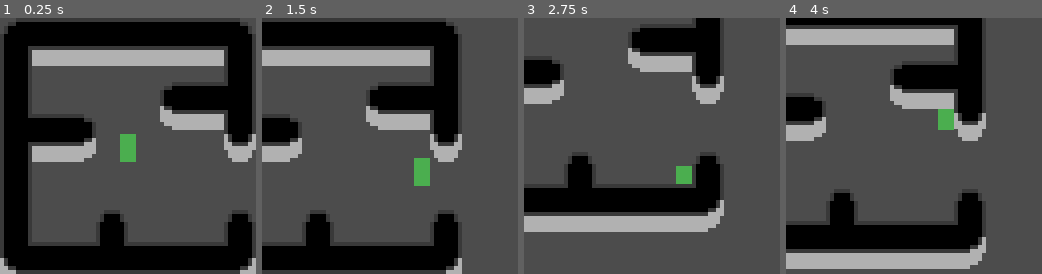
Above: before the commit, frames 1-4 (left to right).
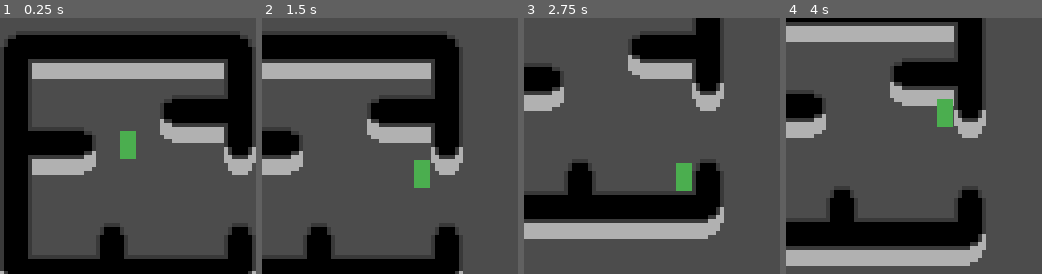
Above: after the commit, the same moments.

Repository: haxelcaribou/Lowres-Jam-2021
Game: Godot game, scene res://Scenes/Game.tscn
The game is run twice, just before and just after one commit, with the same random seed, the same clock (stepped at 60 frames per second) and the same inputs.
Inputs:
- Up to frame 1 (0.25 s): no input
- Up to frame 2 (1.5 s): tap Enter at 0.5 s; hold D (move_right) 0.53-1.28 s; hold S (move_down) from 1.28 s (still down)
- Up to frame 3 (2.75 s): release S (move_down) at 2.03 s; hold D (move_right) from 2.03 s (still down)
- Up to frame 4 (4 s): tap Space (switch_map) at 2.75 s; release D (move_right) at 2.78 s; hold W (move_up) 2.78-3.53 s; hold A (move_left) from 3.53 s (still down)

The runs differ from the first frame. In frame 1, 30% of the frame differs, in the area x 0-100%, y 1-100%; in frame 2, 26%; in frame 3, 13%; in frame 4, 8.5%.

Commit message:
Y Sort Added Changed Tiles Origin to Bottom Left

Diff:
--- a/Scenes/Character.tscn
+++ b/Scenes/Character.tscn
@@ -11,14 +11,16 @@
 script = ExtResource( 2 )
 
 [node name="CollisionShape2D" type="CollisionShape2D" parent="."]
-position = Vector2( 0, 1.3433 )
+position = Vector2( 0.0496063, -2.5756 )
 shape = SubResource( 1 )
 
 [node name="Sprite" type="Sprite" parent="."]
+position = Vector2( 0.0496063, -3.91889 )
 texture = ExtResource( 1 )
 offset = Vector2( 1, 0 )
 
 [node name="Camera2D" type="Camera2D" parent="."]
+position = Vector2( 0.0992126, -3.1252 )
 current = true
 drag_margin_h_enabled = true
 drag_margin_v_enabled = true
--- a/Scenes/Game.tscn
+++ b/Scenes/Game.tscn
@@ -474,8 +474,12 @@
 
 [node name="Node2D" type="Node2D"]
 
-[node name="TileMap" parent="." instance=ExtResource( 3 )]
+[node name="YSort" type="YSort" parent="."]
+
+[node name="KinematicBody2D" parent="YSort" instance=ExtResource( 2 )]
+
+[node name="TileMap" parent="YSort" instance=ExtResource( 3 )]
 z_index = 1
 tile_set = SubResource( 50 )
-
-[node name="KinematicBody2D" parent="." instance=ExtResource( 2 )]
+cell_tile_origin = 2
+cell_y_sort = true
